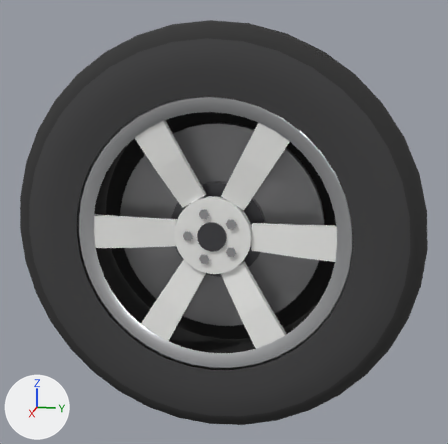
The glTF model assets/vehicles/wheel_rally.glb, before and after one commit.
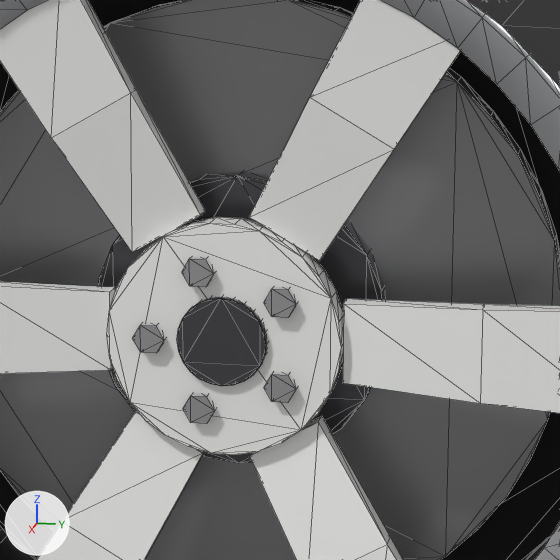
Each version appears first whole from a 50 mm lens placed at (2.986, 0.628, 0.788), pointed at (-0.015, 0.028, 0.037), and next in a close-up on the part from 31% to 72% of the width and 28% to 69% of the height. Every picture has the same lights, and +X, +Y and +Z are marked at lower left. The last two pictures show the newer version. The close-ups show mesh edges as thin lines. Vertices at exactly the same position are counted once.

Objects in the first close-up: 'wheel'.
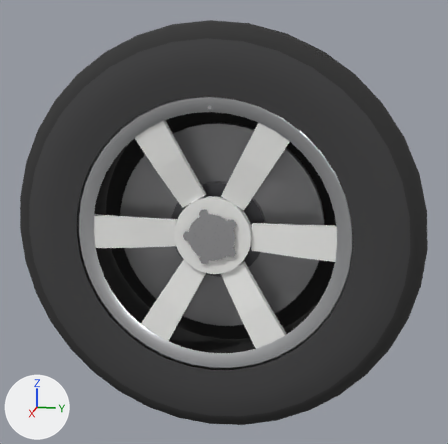
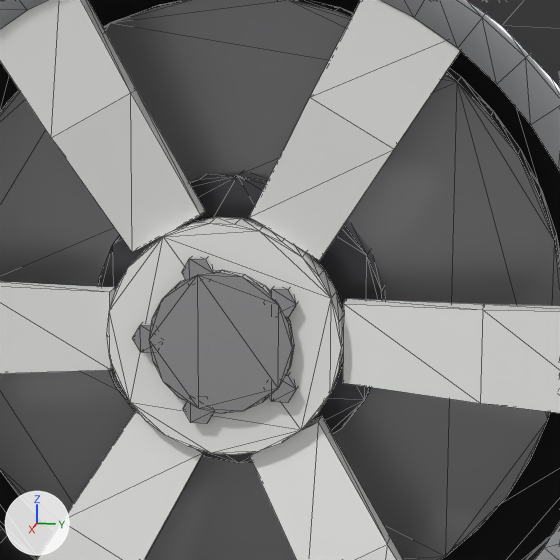
The edits, one by one:
me_wheel is used by ob_wheel; location (0.0, 0.0, 0.0).
me_wheel had 1520 vertices, 2728 faces and spanned x -0.22..0.22, y -1.0..1.0, z -1.0..1.0.
me_wheel now has 1576 vertices, 2832 faces and spans x -0.22..0.22, y -1.0..1.0, z -1.0..1.0.
me_wheel part 1: a new loose piece, a 20-sided cylinder along x spanning x 0.14..0.158, y -0.116..0.116, z -0.116..0.116, in mat_chrome (white #e7e7ea).
Other edits to the shape of me_wheel do not show in these pictures.

Changed parts and their boxes (x1, y1, x2, y2) in the close-ups (560 x 560 px):
part 1 of me_wheel, added: after (149, 270, 294, 414)
